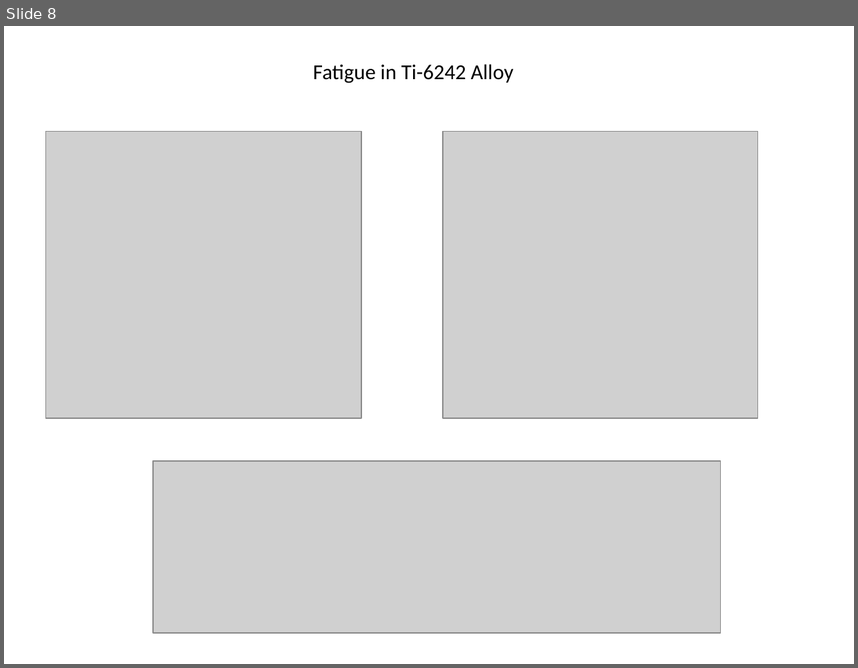
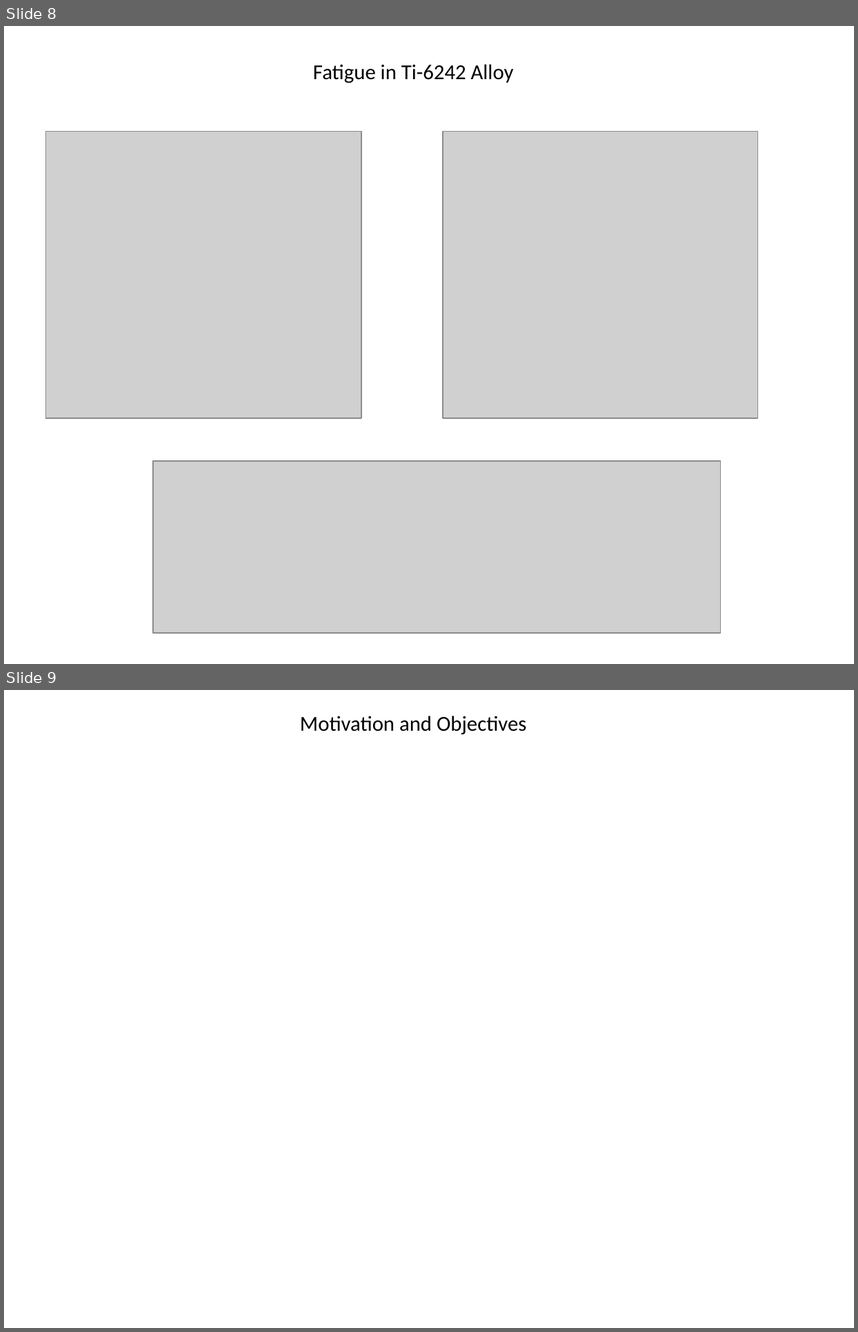
Before and after one commit to Sharanc25/Elements, a slide deck: Thesis/Comprehensive Exam/References/yazar.pptx. Shown one above the other, each under a label of ours: slide 8 before the commit, slides 8 and 9 after it. The pictures are 858x668 and 858x1332 pixels, drawn with LibreOffice and Linux fonts; fonts in the diff are those of the drawing; grey boxes stand for pictures. Boxes give left, top, right and bottom in pixels: in the first picture for what was removed or moved away, otherwise in the second. Text is boxed around its words. In the diff, an @@ line names an element or a change of style, - is before the commit and + after.

Commit message:
/ ‘Thesis/Comprehensive Exam/References/yazar.pptx’

```diff
--- a/Thesis/Comprehensive Exam/References/yazar.pptx
+++ b/Thesis/Comprehensive Exam/References/yazar.pptx
@@ slide 9 added at bbox=[4, 690, 854, 1328], background #FFFFFF @@
@@ text added at bbox=[300, 716, 526, 735], 18 pt, text #000000 @@
+Motivation and Objectives
```
